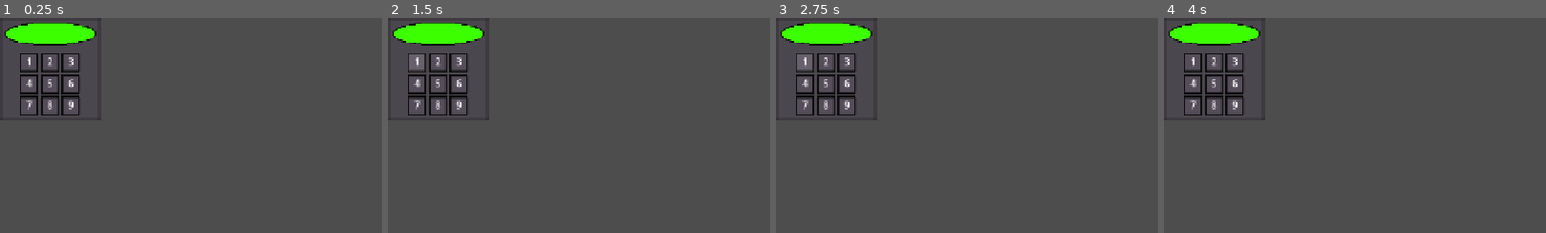
Above: before the commit, frames 1-4 (left to right).
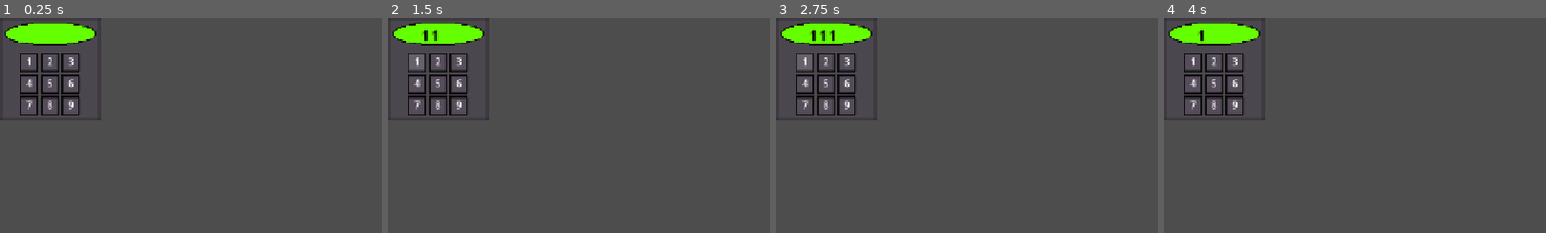
Above: after the commit, the same moments.

Repository: MisterIXI/godot-wildjam-98
Game: Godot game, scene res://scenes/modules/module_keypad.tscn
Two runs of this game, one before a commit and one after it. Both use one fixed random seed, a clock stepped at 60 frames per second and the inputs below. This scene is started directly instead of the project's main scene.
Inputs (mouse positions are % of the whole screen's width and height, from its top left):
- Up to frame 1 (0.25 s): no input
- Up to frame 2 (1.5 s): click (3, 10) at 0.52 s; click (3, 10) at 1.27 s
- Up to frame 3 (2.75 s): click (3, 10) at 2.02 s
- Up to frame 4 (4 s): tap Enter at 2.75 s; move the mouse to (72, 45) at 2.77 s; press the mouse at (72, 45) at 2.78 s; tap Space at 3.5 s; move the mouse to (30, 55) at 3.52 s; release the mouse at (30, 55) at 3.53 s; click (30, 55) at 3.6 s
The pictures show only the part of the screen within x 0-50%, y 0-50%; the shares and areas given below are measured in that part.

The runs differ from the first frame. In frame 1, 1.8% of the frame differs, in the area x 1-25%, y 2-12%; in frame 2, 1.8%; in frame 3, 1.8%; in frame 4, 1.8%.

Commit message:
Added kaypad module

Diff:
--- a/space-ship-support/scenes/modules/module_keypad.gd
+++ b/space-ship-support/scenes/modules/module_keypad.gd
@@ -1,7 +1,23 @@
 extends Control
 @onready var label: Label = $TextureRect/Label
+@onready var texture_rect: TextureRect = $VBoxContainer/TextureRect
 
-
+var current_nummber = null
+var nummber_nummber
 
 func add_nummber(nummber):
 	print("nummer " + str(nummber))
+
+	if current_nummber == null:
+		current_nummber = str(nummber)
+	else:
+		current_nummber = current_nummber + str(nummber)
+	print(str(current_nummber))
+	label.text = current_nummber
+	nummber_nummber = label.get_total_character_count()
+
+	if nummber_nummber >= 4:
+		var tween = create_tween()
+		tween.tween_property(texture_rect,"modulate","e50031",10)
+		current_nummber = null
+		label.text = ""
--- a/space-ship-support/scenes/modules/module_keypad.tscn
+++ b/space-ship-support/scenes/modules/module_keypad.tscn
@@ -3,6 +3,7 @@
 [ext_resource type="Texture2D" uid="uid://61y3ob2kh513" path="res://assets/placeholder_art/module_keypad/keypad_background.png" id="1_igy2v"]
 [ext_resource type="Script" uid="uid://diynpp1cui4sc" path="res://scenes/modules/module_keypad.gd" id="1_ycn2q"]
 [ext_resource type="Texture2D" uid="uid://bw1anoheej202" path="res://assets/placeholder_art/module_keypad/keypad_screen.png" id="2_ycn2q"]
+[ext_resource type="FontFile" uid="uid://bbwwkkjcgbkgq" path="res://assets/fonts/PixelOperatorHBSC.ttf" id="3_8ansh"]
 [ext_resource type="PackedScene" uid="uid://dm3hdanrvj1ri" path="res://scenes/modules/button.tscn" id="4_ycn2q"]
 
 [node name="ModuleKeypad" type="Control" unique_id=1671915246]
@@ -23,11 +24,15 @@
 texture = ExtResource("1_igy2v")
 
 [node name="Label" type="Label" parent="TextureRect" unique_id=956257494]
+z_index = 4
 layout_mode = 0
-offset_left = 30.0
+offset_left = 54.0
 offset_top = 13.0
-offset_right = 137.0
-offset_bottom = 40.0
+offset_right = 116.0
+offset_bottom = 45.0
+theme_override_colors/font_color = Color(0, 0, 0, 1)
+theme_override_fonts/font = ExtResource("3_8ansh")
+theme_override_font_sizes/font_size = 32
 
 [node name="VBoxContainer" type="VBoxContainer" parent="." unique_id=1190425389]
 layout_mode = 0
@@ -37,7 +42,6 @@
 offset_transform_position = Vector2(7.28, 0)
 
 [node name="TextureRect" type="TextureRect" parent="VBoxContainer" unique_id=1121354714]
-modulate = Color(0.59607846, 1, 0.011764706, 1)
 layout_mode = 2
 size_flags_horizontal = 4
 texture = ExtResource("2_ycn2q")
Not shown, added: space-ship-support/scenes/modules/module_keypad.tscn28188862479.tmp
Not shown, added: space-ship-support/scenes/modules/module_keypad.tscn28195084541.tmp
Not shown, added: space-ship-support/scenes/modules/module_keypad.tscn28200526644.tmp
